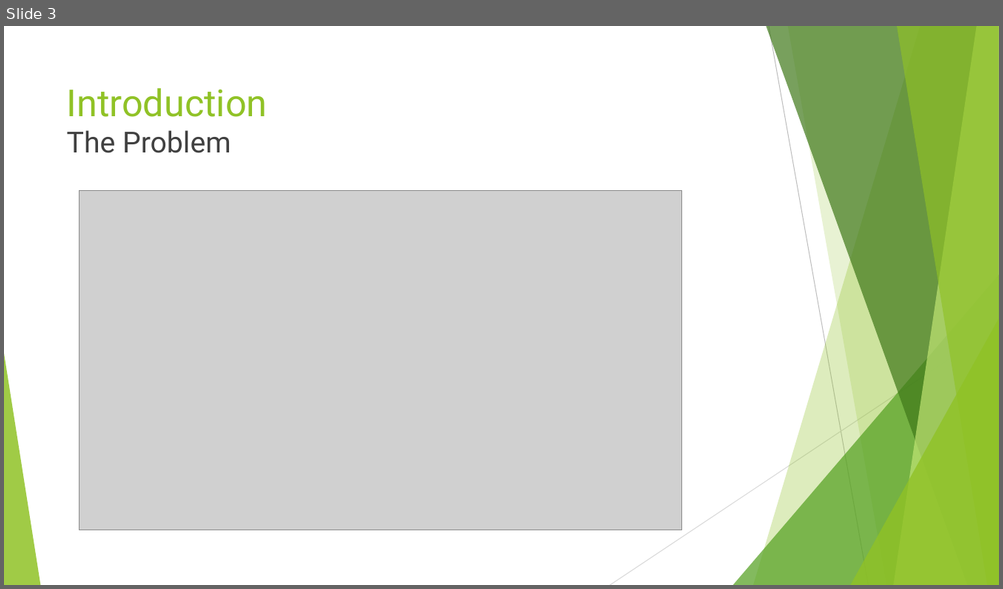
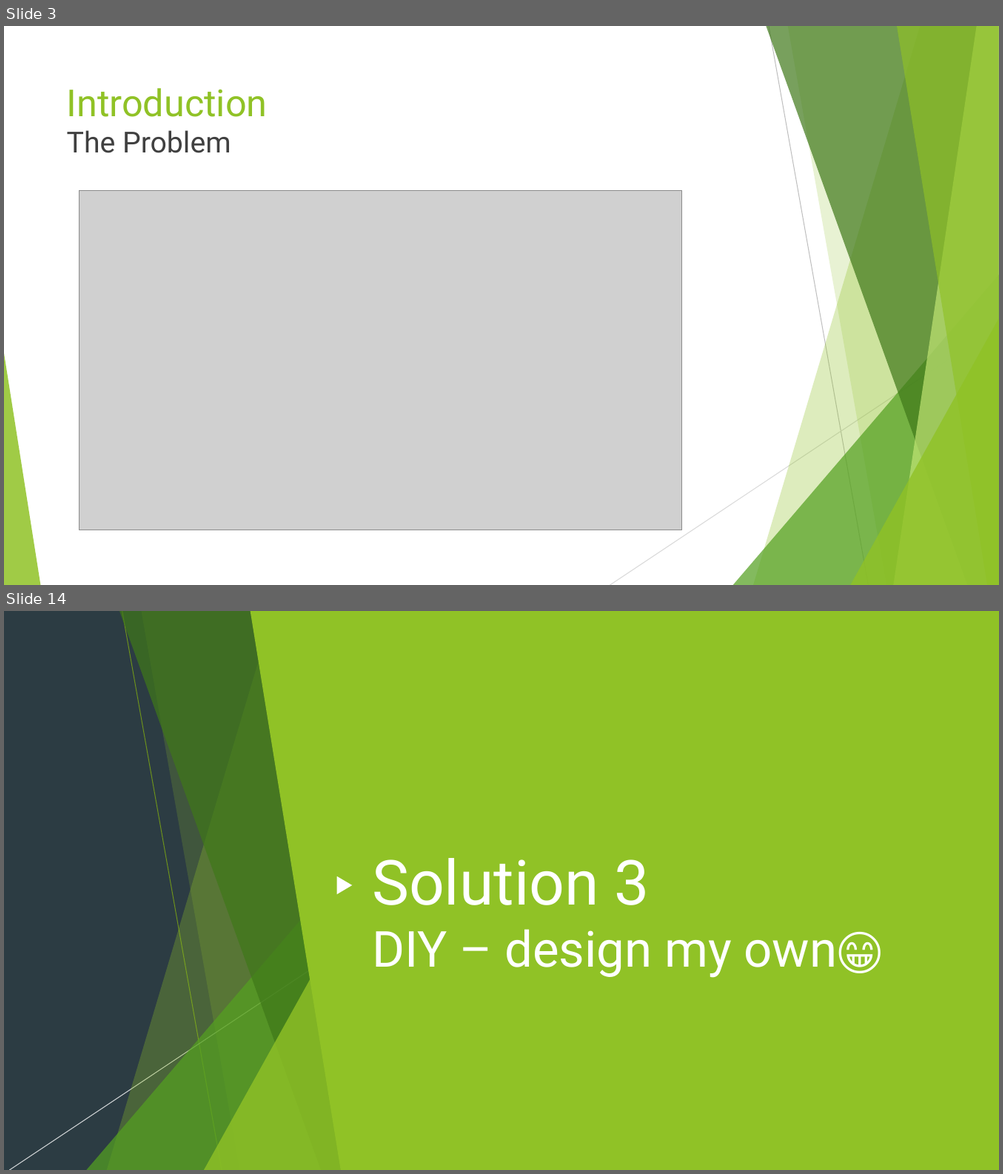
Before and after one commit to realleyriley/Honors-Thesis, a slide deck: Paperwork/Summer Research Presentation.pptx. Shown one above the other, each under a label of ours: slide 3 before the commit, slides 3 and 14 after it; the slides between them are not shown. The pictures are 1003x589 and 1003x1174 pixels, drawn with LibreOffice and Linux fonts; fonts in the diff are those of the drawing; grey boxes stand for pictures. Boxes give left, top, right and bottom in pixels: in the first picture for what was removed or moved away, otherwise in the second. Text is boxed around its words. In the diff, an @@ line names an element or a change of style, - is before the commit and + after.

```diff
--- a/Paperwork/Summer Research Presentation.pptx
+++ b/Paperwork/Summer Research Presentation.pptx
@@ slide 14 added at [4,611,999,1170], background #2C3C43; not listed: 8 template elements that a slide beside it also shows @@
@@ group added at [4,611,999,1170]: 5 freeform shapes, 3 triangles, 2 lines @@
@@ rectangle added at [4,611,999,1170], fill #2C3C43 @@
@@ freeform shape added at [107,611,353,1170], fill #90C226 at 30% opacity @@
@@ freeform shape added at [119,611,352,1170], fill #3F7819 at 70% opacity @@
@@ line added from (122, 611) to (222, 1170), #6C921D 0.75 pt @@
@@ freeform shape added at [142,611,353,1170], fill #90C226 at 20% opacity @@
@@ freeform shape added at [250,611,999,1170], fill #90C226 @@
@@ triangle added at [86,860,352,1170], fill #54A021 at 72% opacity @@
@@ triangle added at [337,877,352,894], fill #FFFFFF @@
@@ title added at [372,858,882,978], 48 pt, text #FFFFFF @@
+Solution 3
+DIY – design my own😁
@@ line added from (398, 911) to (9, 1170), #FFFFFF 0.75 pt @@
@@ triangle added at [204,904,353,1170], fill #90C226 at 80% opacity @@
```
Also in this commit, not shown: 5 slides changed, 12 other slides added, 2 slides removed, 3 other files.
